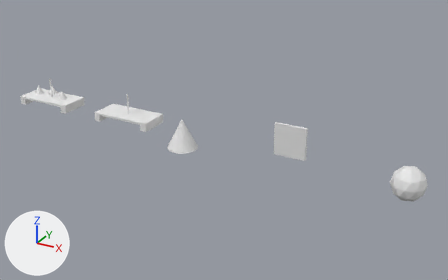
Before and after pictures for a commit that changed the Blender file asset_manager/reference/demo_assets.blend.
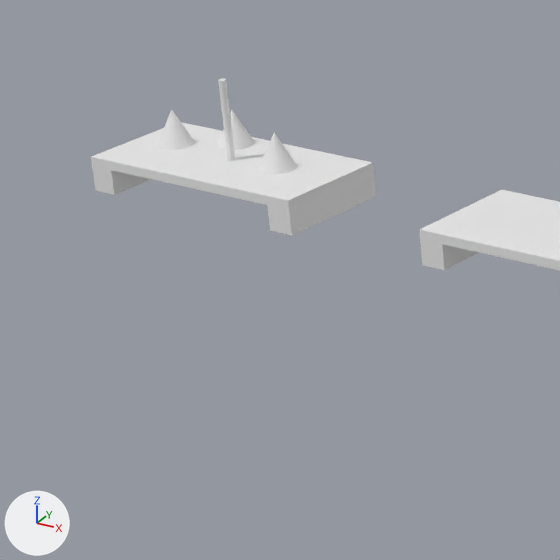
There are two pictures of each version: one whole from a 50 mm camera at (20.2, -31.1, 15.7) aimed at (2.8, 0.6, -0.1), one close up on the part from 0% to 28% of the width and 22% to 67% of the height. Arrows for +X, +Y and +Z are at lower left; the lights stay in place. Objects named as collision shapes, trigger or cutter boxes, shadow casters or lower levels of detail are left out.
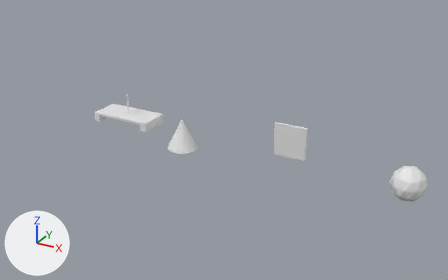
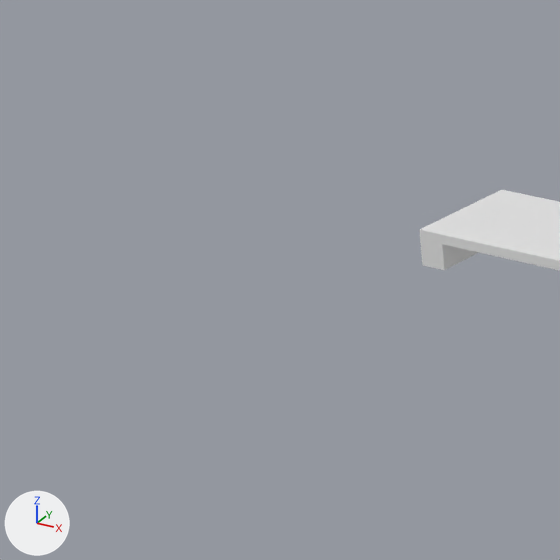
Pixel boxes [x1, y1, x2, y2] of what changed, in the close-ups (560 x 560 px):
'Table1.002', no longer drawn
    before: [91, 78, 376, 235]
'Cone.002', no longer drawn
    before: [259, 133, 297, 174]
'Cone', no longer drawn
    before: [157, 109, 195, 150]
'Cone.001', no longer drawn
    before: [217, 110, 255, 150]

The change in detail:
In object 'Table1.002' (ob_table1_002), instance_collection is no longer col_table1.
In object 'Cone' (ob_cone), instance_collection is no longer col_cone.
In object 'Cone.001' (ob_cone_001), instance_collection is no longer col_cone.
In object 'Cone.002' (ob_cone_002), instance_collection is no longer col_cone.
